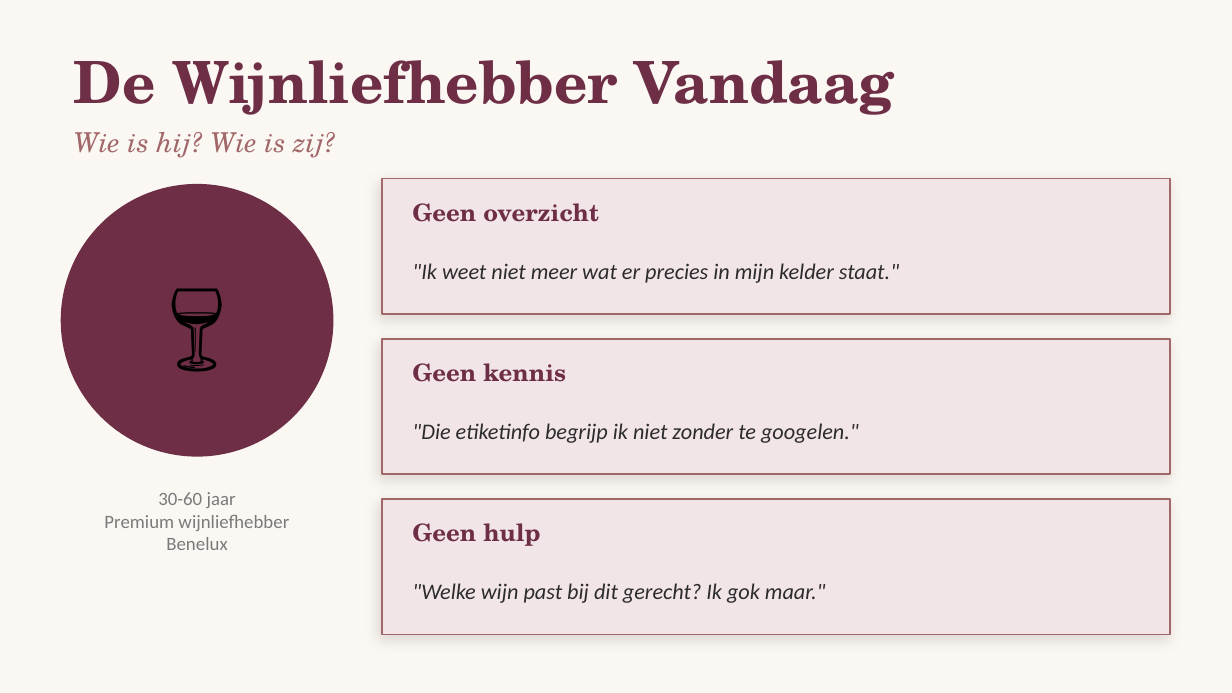
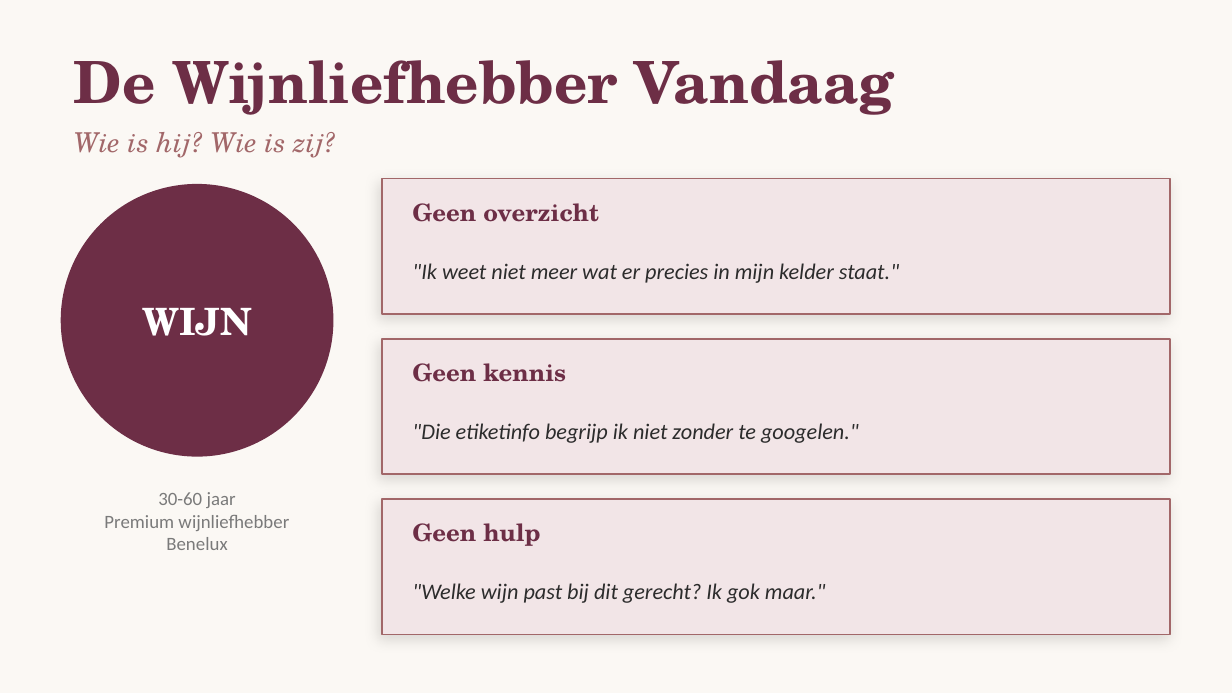
Before and after one commit to aruijter72/Vinage, a slide deck: slide 3 of Vinage-Verhaal-Okhuysen.pptx. Drawn at 1232x693 pixels with LibreOffice and Linux fonts; fonts in the diff are those of the drawing. Boxes give left, top, right and bottom in pixels: in the first picture for what was removed or moved away, otherwise in the second. Text is boxed around its words. In the diff, an @@ line names an element or a change of style, - is before the commit and + after.

```diff
--- a/Vinage-Verhaal-Okhuysen.pptx
+++ b/Vinage-Verhaal-Okhuysen.pptx
@@ text at (143, 308, 252, 336): text changed; size 52 to 22 pt; font Calibri to TeX Gyre Schola; text colour #000000 to #FFFFFF; bold on @@
-🍷
+WIJN
```
Also in this commit, not shown: 3 other slides changed, 3 other files.
